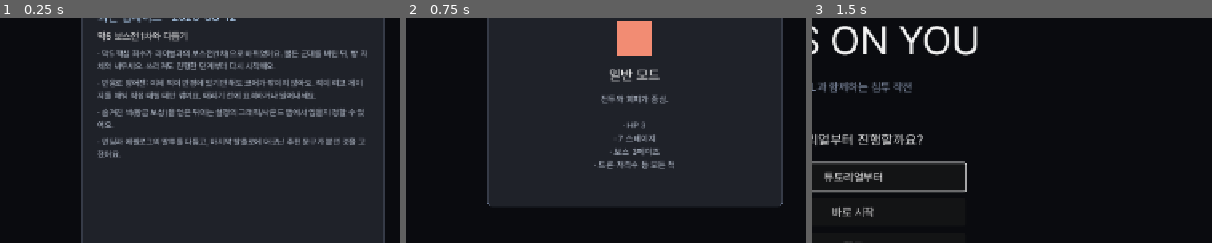
Above: before the commit, frames 1-3 (left to right).
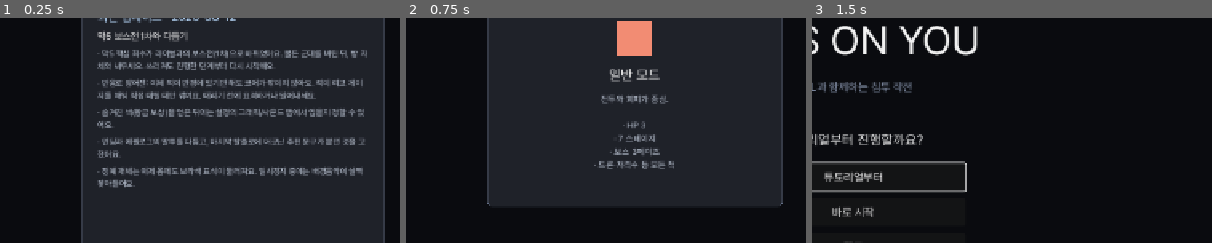
Above: after the commit, the same moments.

Repository: soomin007/EyesOnYou-Full
Game: Godot game, scene res://scenes/main.tscn
The game is run twice, just before and just after one commit, with the same random seed, the same clock (stepped at 60 frames per second) and the same inputs. Sound files missing from this copy of the repository are replaced by a short silence.
Inputs:
- Up to frame 1 (0.25 s): no input
- Up to frame 2 (0.75 s): click "게임 시작" at 0.5 s
- Up to frame 3 (1.5 s): click "일반 모드" at 1.25 s
The pictures show only the part of the screen within x 45-95%, y 23-73%; the shares and areas given below are measured in that part.

The runs differ from the first frame. In frame 1, 1.6% of the frame differs, in the area x 24-91%, y 66-76%; in frame 2, nothing differs; in frame 3, nothing differs.

Commit message:
feat(rival): 14-1 연출 보강 + P2 2박자 확장 + 엘리트 몸체 트림 + 일시정지 덕킹
- P2 확장(사실상 없는 수준 피드백): 노드 A(hp10) 단독 → 파괴 시 간섭 비트와
  함께 노드 B(hp10) + 엘리트 증원 2기(텔레그래프 투입) → 전멸 시 종료
- 연출: 간섭 플래시 4비트(입장·P2 개시·노드 파괴·퇴장) + 카메라 셰이크 + 경보음
- 엘리트 몸체 트림(_EliteTrim): 어깨 L자·측면 라인·밑줄 바이올렛 액센트,
  고정 발광이라 거짓 렌더 지직임과 혼동 없음
- 일시정지 BGM 덕킹: PauseHelper 열림 -12dB, tree_exited 원복(전 경로 보장)
  — 덕킹은 사망 화면 전용이었고 일시정지 배선 자체가 없었음
- 창모드 하니스: P2 2박자 전이·노드 hp10·증원 3기·체크포인트 전부 PASS

Co-Authored-By: Claude Fable 5 <noreply@anthropic.com>

Diff:
--- a/scripts/Enemy.gd
+++ b/scripts/Enemy.gd
@@ -324,6 +324,30 @@
 				Vector2(-9.0, y), Vector2(0.0, y - 7.0), Vector2(9.0, y),
 			]), vi, 2.5, true)
 		draw_arc(Vector2.ZERO, 20.0, 0.0, TAU, 40, Color(vi.r, vi.g, vi.b, 0.55), 1.6, true)
+
+# 엘리트 몸체 트림 — "계급장만으론 원거리 구분이 약하다"(사용자 2026-08-12) 보강. 몸통 윤곽에
+# 바이올렛 액센트(어깨 L자 + 측면 라인 + 밑줄). 고정 발광(지직임 없음) = "고정 기호면 정예" 문법
+# 유지 → 거짓 렌더(_GlitchTell 지직임)와 혼동 없음. modulate 무관 독립 자식(플래시 리셋 함정 회피).
+# 치수는 콜리전 박스 기준(타입별 _ready에서 세팅) — 시각 스케일과 대체로 일치.
+class _EliteTrim extends Node2D:
+	var half_w: float = 18.0
+	var top_y: float = -52.0
+	var bot_y: float = 0.0
+	func _draw() -> void:
+		var vi := Color(0.72, 0.42, 1.0, 0.9)
+		var arm: float = 7.0
+		for side_raw in [-1.0, 1.0]:
+			var side: float = side_raw
+			var x: float = side * half_w
+			# 어깨 L자(상단 모서리)
+			draw_line(Vector2(x, top_y), Vector2(x - side * arm, top_y), vi, 2.0)
+			draw_line(Vector2(x, top_y), Vector2(x, top_y + arm), vi, 2.0)
+			# 측면 세로 라인(중단)
+			var mid0: float = lerpf(top_y, bot_y, 0.42)
+			var mid1: float = lerpf(top_y, bot_y, 0.78)
+			draw_line(Vector2(x, mid0), Vector2(x, mid1), Color(vi.r, vi.g, vi.b, 0.55), 2.0)
+		# 밑줄(발밑) — 지면 그림자 자리의 정예 표식
+		draw_line(Vector2(-half_w * 0.8, bot_y + 2.0), Vector2(half_w * 0.8, bot_y + 2.0), Color(vi.r, vi.g, vi.b, 0.45), 2.0)
 
 func _ready() -> void:
 	add_to_group("enemy")
@@ -397,6 +421,24 @@
 		var crest := _EliteCrest.new()
 		crest.z_index = 3
 		add_child(crest)
+		# 몸체 트림 — 콜리전 박스 치수에 맞춤(Stage._spawn_enemy의 타입별 shape.size와 동기).
+		var trim := _EliteTrim.new()
+		trim.z_index = 3
+		match enemy_type:
+			EnemyType.PATROL:
+				trim.half_w = 20.0
+				trim.top_y = -56.0
+			EnemyType.SHIELD:
+				trim.half_w = 24.0
+				trim.top_y = -60.0
+			EnemyType.DRONE:
+				trim.half_w = 26.0
+				trim.top_y = -18.0
+				trim.bot_y = 18.0
+			_:
+				trim.half_w = 16.0
+				trim.top_y = -42.0
+		add_child(trim)
 	fire_timer = _sniper_interval()
 	drone_bomb_cd = 1.2  # 스폰 직후 즉시 폭격 방지
 	if shiny:
--- a/scripts/GameInfo.gd
+++ b/scripts/GameInfo.gd
@@ -18,6 +18,7 @@
 			"반응로 방어전: 이제 적이 반경에 있기만 해도 코어가 깎이지 않아요. 적이 예고 게이지를 채워 직접 때릴 때만 깎여요. 때리기 전에 요격하거나 밀어내세요.",
 			"숨겨진 색(황금 보상)을 얻은 뒤에는 설정의 그래픽/사운드 탭에서 입을지 정할 수 있어요.",
 			"엔딩과 에필로그의 말투를 다듬고, 마지막 탈출로에 어긋난 추천 문구가 붙던 것을 고쳤어요.",
+			"정예 개체는 이제 몸에도 보라색 표식이 둘러져요. 일시정지 중에는 배경음악이 살짝 잦아들어요.",
 		],
 	},
 	{
--- a/scripts/PauseHelper.gd
+++ b/scripts/PauseHelper.gd
@@ -5,6 +5,18 @@
 	var layer := CanvasLayer.new()
 	layer.layer = 50
 	layer.process_mode = Node.PROCESS_MODE_ALWAYS
+	# 일시정지 동안 BGM 덕킹(-12dB 먹먹) — 사망 화면과 동일 문법(사용자 지적 2026-08-12:
+	# 일시정지에 덕킹 부재). 해제는 tree_exited 훅 — 계속하기/설정/타이틀 등 어떤 경로로
+	# 닫혀도(씬 전환 포함) 레이어가 트리를 떠나는 순간 원복이 보장된다(paused 안전판과 동형).
+	BgmPlayer.set_ducked(true)
+	layer.tree_exited.connect(func() -> void:
+		var tree := Engine.get_main_loop() as SceneTree
+		if tree == null or tree.root == null:
+			return   # 앱 종료 중 — autoload가 먼저 해제됐을 수 있음
+		var bgm := tree.root.get_node_or_null("BgmPlayer")
+		if bgm != null:
+			bgm.set_ducked(false)
+	)
 
 	var dim := ColorRect.new()
 	dim.color = Color(0, 0, 0, 0.78)
--- a/scripts/Stage.gd
+++ b/scripts/Stage.gd
@@ -4256,7 +4256,8 @@
 		base += ELITE_RISK3_BONUS
 	return base
 
-func _spawn_enemy(kind: int, pos: Vector2, wave_idx: int = -1, disguise_kind: int = -1, feign: bool = false) -> void:
+# 반환: 생성된 적 노드 — 호출자가 후처리(14-1 제어 노드 HP 오버라이드 등)에 쓸 수 있다(대부분 무시).
+func _spawn_enemy(kind: int, pos: Vector2, wave_idx: int = -1, disguise_kind: int = -1, feign: bool = false) -> CharacterBody2D:
 	var e := CharacterBody2D.new()
 	e.set_script(load("res://scripts/Enemy.gd"))
 	e.collision_layer = 4
@@ -4325,6 +4326,7 @@
 	if wave_idx >= 0:
 		e.set_meta("wave_idx", wave_idx)
 	e.killed.connect(_on_enemy_killed.bind(wave_idx, shiny, elite))
+	return e
 
 func _on_enemy_killed(at_position: Vector2, wave_idx: int = -1, shiny: bool = false, elite: bool = false) -> void:
 	_spawn_orb(at_position + Vector2(0, -20.0))
@@ -4347,7 +4349,7 @@
 				call_deferred("_start_rival_p2")
 				return
 			elif _rival_phase == 1:
-				call_deferred("_finish_rival_p2")
+				call_deferred("_advance_rival_p2")
 				return
 		if _can_arena_clear():
 			call_deferred("_on_arena_cleared")
@@ -4378,14 +4380,20 @@
 # 흐름 유지). 가짜 클리어 + P3(거짓 VEIL 분신전)은 다음 단계(③)에서 이 뒤에 끼어든다.
 # 대사 = 라이벌 말투 A(결이 어긋난 정중함)·VEIL 보고체, 전부 플레이스홀더(dialogue_review).
 var _rival_phase: int = 0            # 0=P1(웨이브) 1=P2(빙의) 2=완료
+var _rival_p2_stage: int = 0         # P2 내부 진행: 0=노드A 1=노드B(+증원)
 var _rival_hold: bool = false        # P2 종료 연출 동안 클리어 보류
 var _rival_p2_props: Array = []      # P2 소환물(포탑·위장 함정 zone/컨트롤러) — 종료 시 정리
 var _rival_cast: CanvasModulate = null   # P2 소등 캐스트
+var _rival_fx_layer: CanvasLayer = null  # 간섭 플래시용 레이어(보스전 내내 유지)
+const RIVAL_NODE_HP: int = 10        # 제어 노드 — 재머 기본(3)보다 단단(보스 앵커, P2 길이의 몸통)
 
 func _rival_boss_active() -> bool:
 	return bool(_map_data.get("rival_boss", false))
 
 func _init_rival_boss() -> void:
+	_rival_fx_layer = CanvasLayer.new()
+	_rival_fx_layer.layer = 12
+	add_child(_rival_fx_layer)
 	# 페이즈 체크포인트(§7.2 확정: 하드코어 지양) — P2 도달 후 사망 재시도는 P1을 건너뛰고 곧장 P2.
 	if GameState.rival_phase_reached >= 1:
 		for e in get_tree().get_nodes_in_group("enemy"):
@@ -4399,9 +4407,16 @@
 	get_tree().create_timer(1.0, false).timeout.connect(_rival_intro_line)
 	get_tree().create_timer(4.6, false).timeout.connect(_rival_intro_veil_line)
 
+# 화면 간섭 플래시 — 라이벌의 존재감 비트(입장·페이즈 전환·노드 파괴·퇴장에서 호출).
+func _rival_beat_flash() -> void:
+	if _rival_fx_layer != null and is_instance_valid(_rival_fx_layer):
+		_rival_interference_flash(_rival_fx_layer)
+
 func _rival_intro_line() -> void:
 	if not is_inside_tree() or goal_reached:
 		return
+	_rival_beat_flash()
+	_camera_shake(5.0, 0.25)
 	_show_rival_subtitle("어서 오세요, 요원. 여기서부터는 제 구역입니다.", 3.2)
 
 func _rival_intro_veil_line() -> void:
@@ -4413,8 +4428,11 @@
 	if _rival_phase != 0 or goal_reached or not is_inside_tree():
 		return
 	_rival_phase = 1
+	_rival_p2_stage = 0
 	GameState.rival_phase_reached = 1
 	SfxPlayer.play("boss_phase_change")
+	_rival_beat_flash()
+	_camera_shake(10.0, 0.4)
 	_show_rival_subtitle("병사들이 아깝네요. 그럼, 방하고 싸워 보시죠.", 3.4)
 	get_tree().create_timer(3.8, false).timeout.connect(_rival_p2_objective_line)
 	# 소등 — 완만한 감광(고대비 점멸 금지, known_issues 광과민성 기준).
@@ -4444,15 +4462,58 @@
 		for p in parts:
 			if p != null:
 				_rival_p2_props.append(p)
-	# 제어 노드 2기 — 측면 발판 위 재머(§5 "라이벌의 손"). 전부 부수면 방 해방.
-	_spawn_enemy(5, Vector2(430.0, 610.0))
-	_spawn_enemy(5, Vector2(1490.0, 610.0))
-	_enemies_remaining += 2
+	# 제어 노드 A — 좌측 발판(§5 "라이벌의 손"). 순차 노출: A 파괴 → B + 증원("사실상 없는
+	# 수준으로 짧다" 피드백 2026-08-12 — P2를 2박자로 늘리고 노드를 단단하게).
+	var node_a := _spawn_enemy(5, Vector2(430.0, 610.0))
+	node_a.set("hp", RIVAL_NODE_HP)
+	_enemies_remaining += 1
 
 func _rival_p2_objective_line() -> void:
 	if not is_inside_tree() or goal_reached or _rival_phase != 1:
 		return
-	_show_veil_subtitle("구조물 제어권 상실. 측면 발판의 방출 장치가 앵커입니다. 부수십시오.", 3.4)
+	_show_veil_subtitle("구조물 제어권 상실. 좌측 발판의 방출 장치가 앵커입니다. 부수십시오.", 3.4)
+
+# P2 진행 — 노드 하나가 죽어 전장이 비면 호출: A 단계면 B(+증원) 노출, B 단계면 종료.
+func _advance_rival_p2() -> void:
+	if _rival_phase != 1 or goal_reached or not is_inside_tree():
+		return
+	if _rival_p2_stage == 0:
+		_rival_p2_second()
+	else:
+		_finish_rival_p2()
+
+# P2 2박자 — 노드 B(우측) 노출 + 엘리트 증원 2기(양측, 텔레그래프 후 투입).
+func _rival_p2_second() -> void:
+	_rival_p2_stage = 1
+	_rival_beat_flash()
+	_camera_shake(8.0, 0.35)
+	SfxPlayer.play("boss_alert_text")
+	_show_rival_subtitle("하나는 내드리죠. 방은 아직 제 겁니다.", 3.0)
+	get_tree().create_timer(1.6, false).timeout.connect(_rival_p2_second_veil_line)
+	# 증원 예고 — 웨이브 증원과 같은 문법(셰브론 + 개방음), 0.85s 뒤 투입.
+	_rival_hold = true
+	for p in [Vector2(180.0, 790.0), Vector2(1740.0, 790.0)]:
+		var tel := _WaveSpawnTelegraph.new()
+		tel.lifetime = WAVE_SPAWN_TELEGRAPH
+		tel.position = p
+		add_child(tel)
+	SfxPlayer.play("hatch_open")
+	get_tree().create_timer(WAVE_SPAWN_TELEGRAPH, false).timeout.connect(_rival_p2_second_spawn)
+
+func _rival_p2_second_veil_line() -> void:
+	if not is_inside_tree() or goal_reached or _rival_phase != 1:
+		return
+	_show_veil_subtitle("앵커 파괴 확인. 반대편에 새 앵커. 증원 접근 중입니다.", 3.2)
+
+func _rival_p2_second_spawn() -> void:
+	if _rival_phase != 1 or goal_reached or not is_inside_tree():
+		return
+	var node_b := _spawn_enemy(5, Vector2(1490.0, 610.0))
+	node_b.set("hp", RIVAL_NODE_HP)
+	_spawn_enemy(0, Vector2(180.0, 790.0))
+	_spawn_enemy(0, Vector2(1740.0, 790.0))
+	_enemies_remaining += 3
+	_rival_hold = false
 
 func _finish_rival_p2() -> void:
 	if _rival_phase != 1 or goal_reached or not is_inside_tree():
@@ -4460,6 +4521,7 @@
 	_rival_phase = 2
 	_rival_hold = true
 	GameState.rival_phase_reached = 0   # 정복 — 체크포인트 경계 해제(지속 플래그 원칙)
+	_rival_beat_flash()
 	# 조명 복구 + 소환물 정리(포탑 정지·위장 함정 무장 해제).
 	if _rival_cast != null and is_instance_valid(_rival_cast):
 		var tw := _rival_cast.create_tween()
